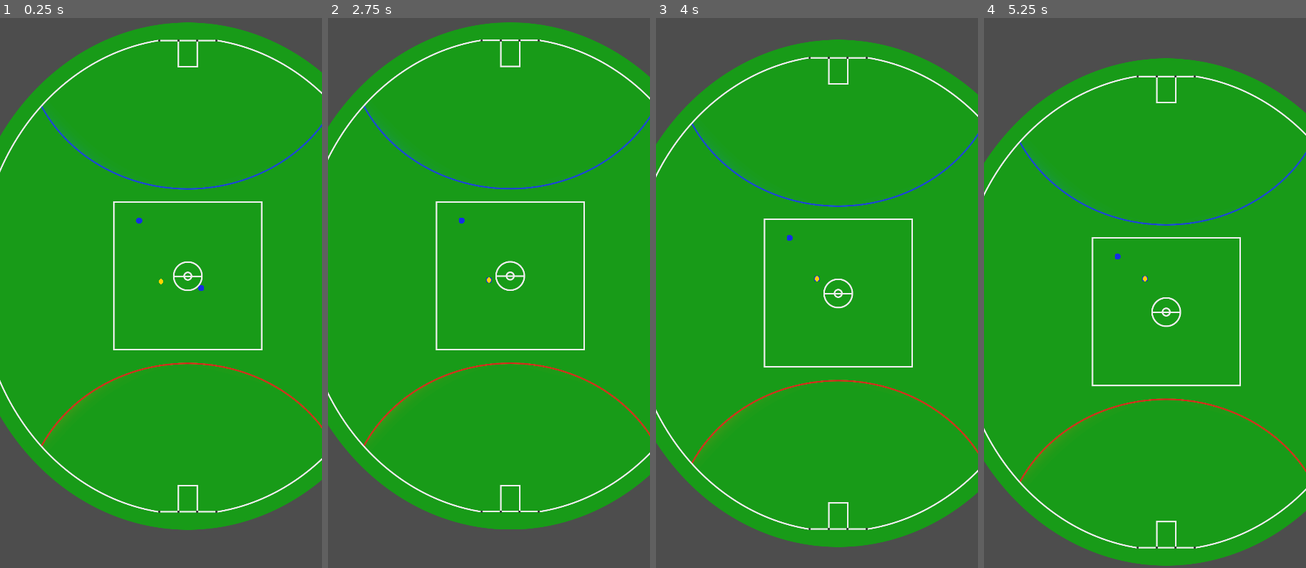
Above: before the commit, frames 1-4 (left to right).
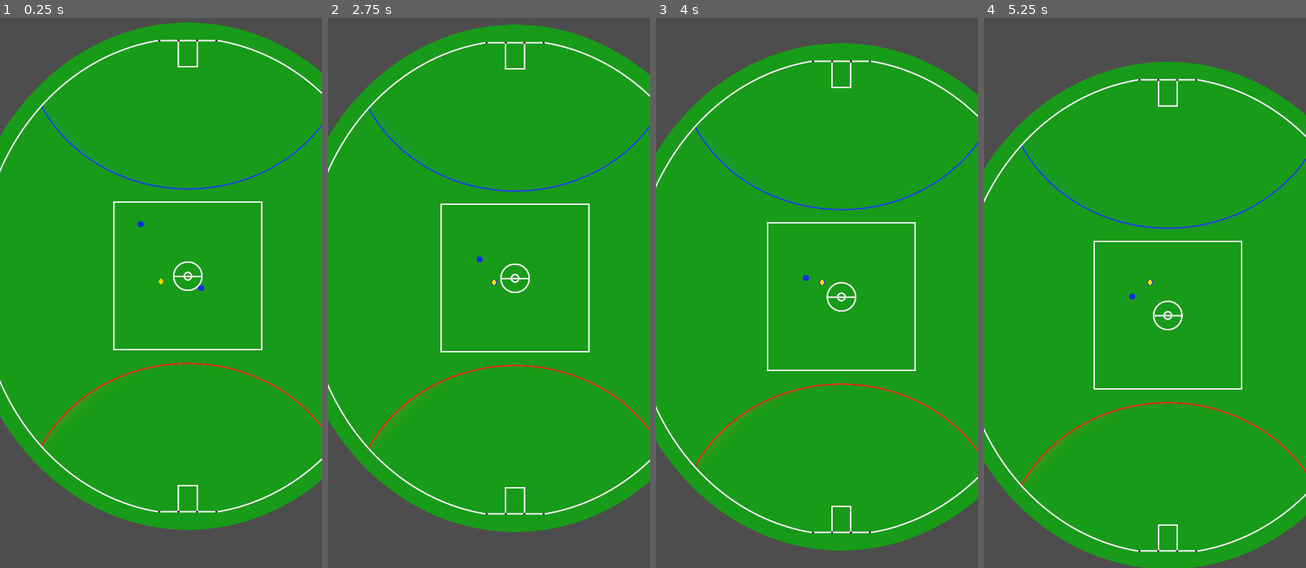
Above: after the commit, the same moments.

Repository: smartshark27/flat-footy
Game: Godot game, scene res://scenes/match.tscn
The game is run twice, just before and just after one commit, with the same random seed, the same clock (stepped at 60 frames per second) and the same inputs.
Inputs:
- Up to frame 1 (0.25 s): no input
- Up to frame 2 (2.75 s): tap Enter at 0.5, 2 s; tap Space at 1.25 s
- Up to frame 3 (4 s): no input
- Up to frame 4 (5.25 s): no input

The runs differ from the first frame. In frame 1, less than 0.1% of the frame differs, in the area x 42-45%, y 36-39%; in frame 2, 5.7%; in frame 3, 5.8%; in frame 4, 6.0%, in the area x 0-100%, y 7-100%.

Commit message:
Smooth camera when picking up ball

Diff:
--- a/project/scenes/ball.tscn
+++ b/project/scenes/ball.tscn
@@ -17,4 +17,3 @@
 shape = SubResource("CircleShape2D_2piut")
 
 [node name="Camera2D" type="Camera2D" parent="."]
-position_smoothing_enabled = true
--- a/project/scenes/player.tscn
+++ b/project/scenes/player.tscn
@@ -21,4 +21,3 @@
 texture = ExtResource("3_n8bwf")
 
 [node name="Camera2D" type="Camera2D" parent="."]
-position_smoothing_enabled = true
--- a/project/scenes/stadium.tscn
+++ b/project/scenes/stadium.tscn
@@ -19,3 +19,9 @@
 position = Vector2(755, 850)
 scale = Vector2(1, 1.15)
 shape = SubResource("CircleShape2D_xfcjd")
+
+[node name="BlueGoalMiddle" type="Node2D" parent="."]
+position = Vector2(755, 58)
+
+[node name="RedGoalMiddle" type="Node2D" parent="."]
+position = Vector2(755, 1642)
--- a/project/scripts/player.gd
+++ b/project/scripts/player.gd
@@ -9,9 +9,15 @@
 	var matchBall: Node2D = _get_match_ball()
 
 	if state == Globals.PlayerState.SEEKING_BALL and matchBall:
-		_move_toward(delta, matchBall.position)
+		if matchBall:
+			_move_toward(delta, matchBall.position)
+		else:
+			state = Globals.PlayerState.STANDING
 	elif state == Globals.PlayerState.HAS_BALL:
-		_move_toward(delta, Vector2(position.x, 0))
+		_move_toward(
+			delta,
+			_get_stadium().get_node("BlueGoalMiddle").global_position
+		)
 
 	_check_collisions()
 
@@ -34,13 +40,26 @@
 
 
 func _take_possession() -> void:
+	var match_ball: Node2D = _get_match_ball()
+
+	# Transition camera smoothly from ball to player
+	var start_camera_pos: Vector2 = match_ball.get_node("Camera2D").global_position
+	var target_camera_pos: Vector2 = $Camera2D.global_position
+	$Camera2D.global_position = start_camera_pos.lerp(target_camera_pos, 0.1)
 	$Camera2D.make_current()
+
 	state = Globals.PlayerState.HAS_BALL
-	var match_ball: Node2D = _get_match_ball()
-	if match_ball:
-		match_ball.queue_free()
+	match_ball.queue_free()
 	$Ball.visible = true
 
 
 func _get_match_ball() -> Node2D:
-	return get_parent().get_parent().get_node("Ball")
+	return _get_match().get_node("Ball")
+
+
+func _get_stadium() -> Node2D:
+	return _get_match().get_node("Stadium")
+
+
+func _get_match() -> Node2D:
+	return get_parent().get_parent()
--- a/project/scripts/team.gd
+++ b/project/scripts/team.gd
@@ -6,6 +6,7 @@
 # Called when the node enters the scene tree for the first time.
 func _ready() -> void:
 	$Player.state = Globals.PlayerState.SEEKING_BALL
+	$Player2.state = Globals.PlayerState.SEEKING_BALL
 
 
 # Called every frame. 'delta' is the elapsed time since the previous frame.
